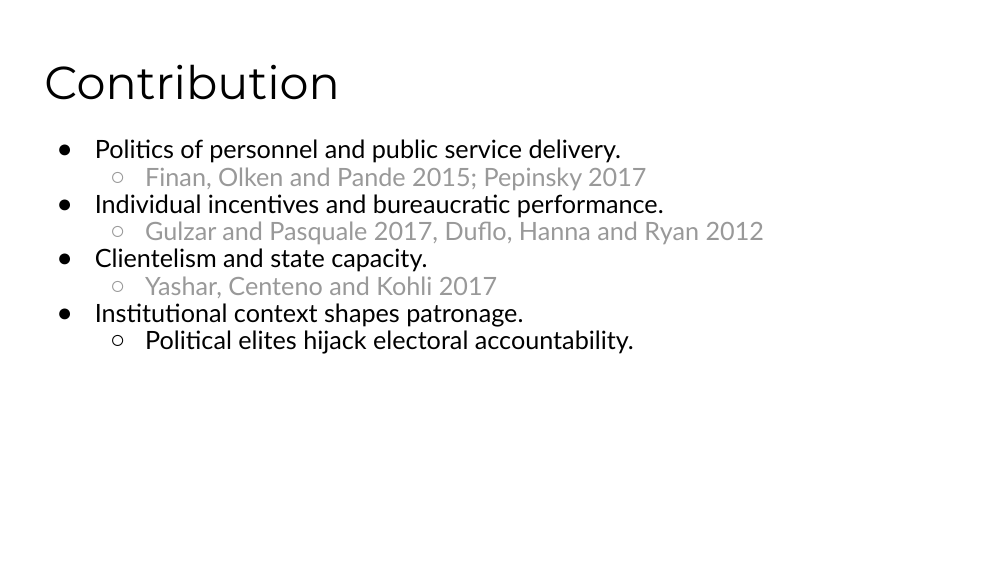
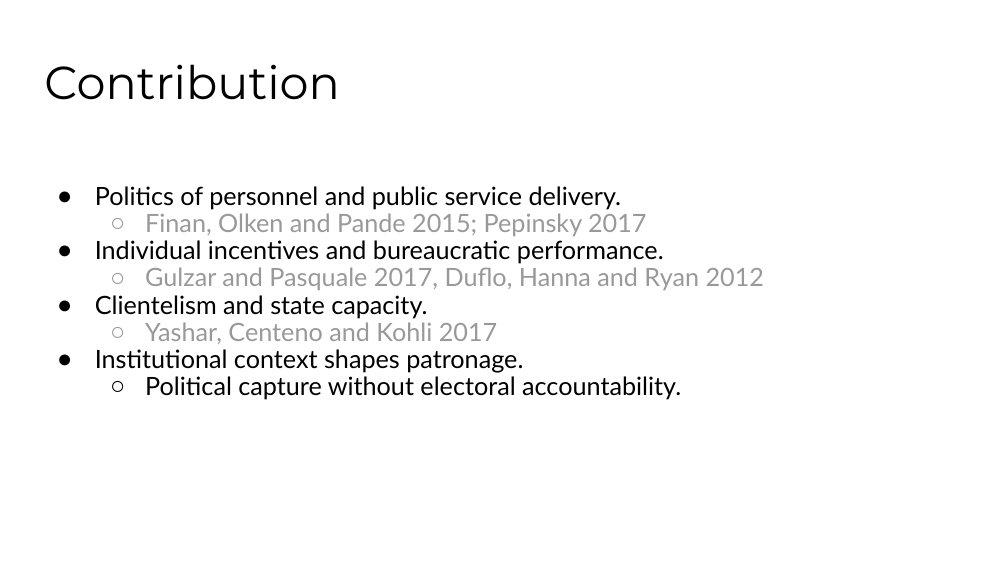
Before and after one commit to galileukim/patronage-education, a slide deck: slide 7 of presentation/2020_presentation_patronage_brazil_lab.pptx. Drawn at 1008x567 pixels with LibreOffice and Linux fonts; fonts in the diff are those of the drawing. Boxes give left, top, right and bottom in pixels: in the first picture for what was removed or moved away, otherwise in the second. Text is boxed around its words. In the diff, an @@ line names an element or a change of style, - is before the commit and + after.

```diff
--- a/presentation/2020_presentation_patronage_brazil_lab.pptx
+++ b/presentation/2020_presentation_patronage_brazil_lab.pptx
@@ text "Politics of personnel and public ...": place and size @@
-text "Politics of personnel and public ..." at [95,139,764,354]
+text "Politics of personnel and public ..." at [95,186,764,400]
@@ text at [145,376,681,400]: text changed @@
-  ○ Political elites hijack electoral accountability.
+  ○ Political capture without electoral accountability.
```
Also in this commit, not shown: 10 other slides changed, 1 slide added, 2 other files.
